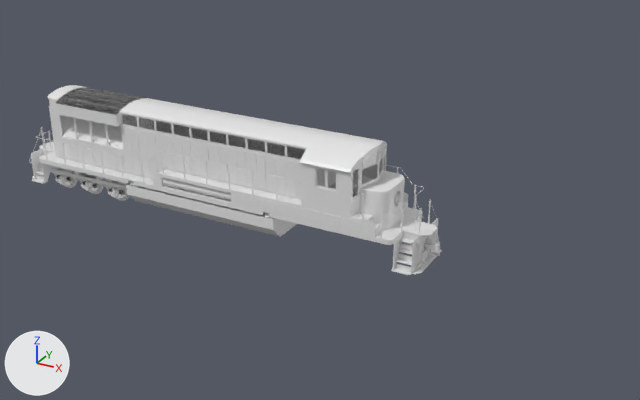
Renders of the Blender file 1AE-3500/blend/1AE-3500 (export).blend from each side of a commit.
Both versions are drawn from a camera (50 mm lens) standing at (20.5, -28.3, 15.9) and looking at (4.7, 0.5, 1.5). Lighting does not change. The marker at lower left points along +X, +Y and +Z.

Names of what the first picture shows: 'Body', 'Bogie', 'BogieSpring', 'Coupler', 'Details', 'Front', 'Grating', 'Handrails'.
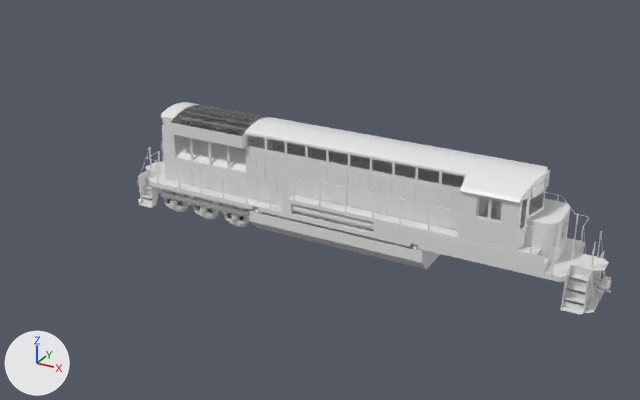
Changed parts and their boxes [x1, y1, x2, y2] in the pictures (640 x 400 px):
'Body', reshaped, moved (15% wider, 12% taller): before [31, 85, 442, 275]; after [137, 102, 611, 315]
'Bogie', moved: before [51, 165, 131, 201]; after [160, 188, 255, 227]
'BodyGrating', added: after [172, 105, 464, 187]
'Details', deleted: before [60, 88, 400, 204]
'Grating', deleted: before [57, 87, 302, 159]
'Handrails', deleted: before [29, 127, 437, 252]
'Coupler', moved: before [424, 241, 440, 253]; after [594, 276, 611, 289]
'Front', deleted: before [415, 223, 440, 270]
'BogieSpring', moved: before [57, 175, 123, 194]; after [167, 199, 243, 221]
'UnlitFront', added: after [533, 176, 549, 197]
part 1 of me_cube_052, built on: after [137, 105, 611, 309]

The change, as a list of edits to the scene's bpy script:
```text
Change me_cube_052:
    used by ob_body; location = (0.0, 0.0, 0.0)
    remove me_cube_052.from_pydata(...)  # 5959 vertices, 4446 faces; spans x -9.9..9.9, y -1.5..1.5, z 0.2..4.5
    add me_cube_052.from_pydata(...)  # 11511 vertices, 8990 faces; spans x -10.1..10.1, y -1.6..1.6, z 0.2..4.5
    me_cube_052 part 1: 30 vertices moved within x -1.4..4.9, y 1.0, z 2.1; 5456 vertices added at x -10.1..10.1, y -1.6..1.6, z 0.2..4.5
Add me_cube_001:
    me_cube_001.from_pydata(...)  # 130 vertices, 98 faces; spans x 7.32..7.57, y -0.96..0.96, z 3.88..4.36
    me_cube_001.polygons.foreach_set('use_smooth', [True] * 98)
    me_cube_001.materials.append(mat_material)  # white #e7e7e7
Add me_cube_060_1:
    me_cube_060_1.from_pydata(...)  # 216 vertices, 90 faces; spans x -7.58..4.9, y -1.24..1.24, z 3.65..4.4
    me_cube_060_1.polygons.foreach_set('use_smooth', [True] * 90)
    me_cube_060_1.materials.append(mat_mesh)  # picture img_wiremesh_png
Change ob_bogiespring:
    ob_bogiespring.location: (-6.58, -1.0, 0.4) -> (-0.28, -1.0, 0.54)
Change ob_bogie:
    ob_bogie.location: (-6.3, 0.0, 0.51) -> (0.0, 0.0, 0.65)
Change ob_coupler:
    ob_coupler.location: (9.53, 0.0, 0.75) -> (15.83, 0.0, 0.89)
Remove ob_front:
    ob_front = bpy.data.objects.new('Front', me_cube_106)
    ob_front.location = (1.3, 0.0, 0.0)
Remove ob_handrails:
    ob_handrails = bpy.data.objects.new('Handrails', me_beziercurve_001)
    ob_handrails.location = (7.1, 1.53, 1.5)
Remove ob_grating:
    ob_grating = bpy.data.objects.new('Grating', me_cube_060)
    ob_grating.location = (0.0, 0.0, 0.1)
Remove ob_details:
    ob_details = bpy.data.objects.new('Details', me_cube_011)
    ob_details.location = (0.0, 0.0, 0.1)
Change ob_body:
    ob_body.location: (0.0, 0.0, 0.0) -> (6.3, 0.0, 0.14)
Add ob_unlitfront:
    ob_unlitfront = bpy.data.objects.new('UnlitFront', me_cube_001)
    ob_unlitfront.location = (6.3, 0.0, 0.14)
Add ob_bodygrating:
    ob_bodygrating = bpy.data.objects.new('BodyGrating', me_cube_060_1)
    ob_bodygrating.location = (6.3, 0.0, 0.24)
```
